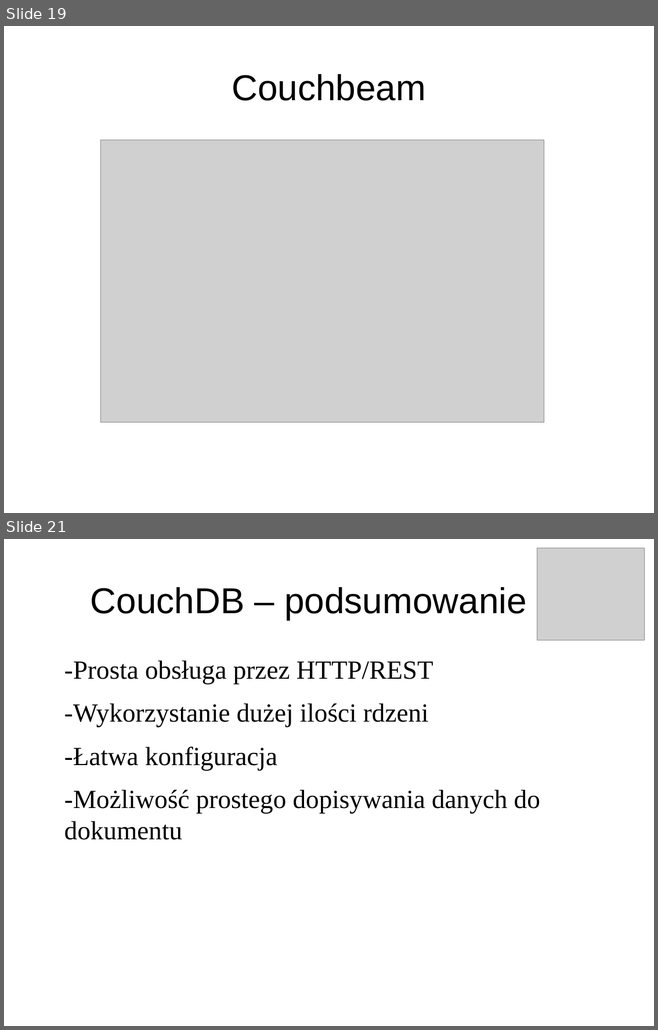
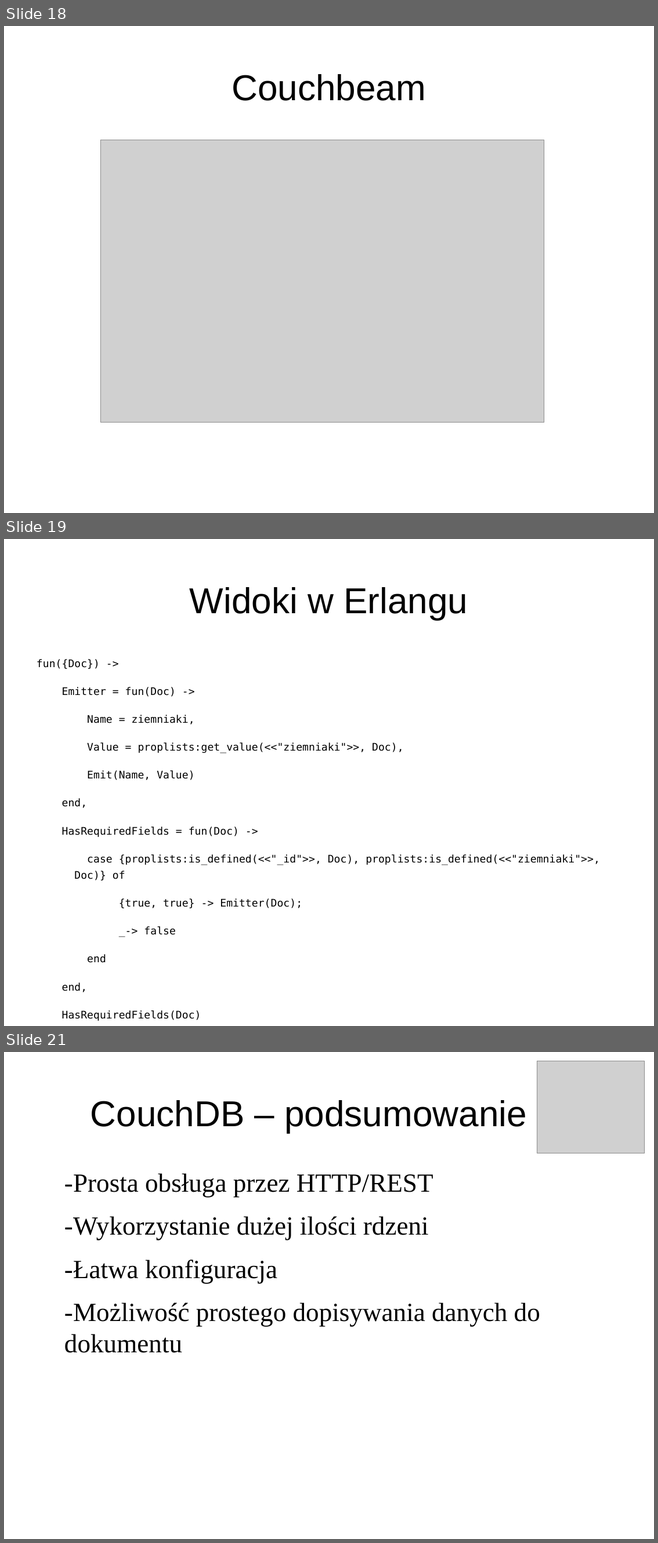
Before and after one commit to pawnow/ProjektErlang, a slide deck: prezentacja.odp. Shown one above the other, each under a label of ours: slides 19 and 21 before the commit, slides 18, 19 and 21 after it; the slides between them are not shown. The pictures are 658x1030 and 658x1543 pixels, drawn with LibreOffice and Linux fonts; fonts in the diff are those of the drawing; grey boxes stand for pictures. Boxes give left, top, right and bottom in pixels: in the first picture for what was removed or moved away, otherwise in the second. Text is boxed around its words. In the diff, an @@ line names an element or a change of style, - is before the commit and + after.

```diff
--- a/prezentacja.odp
+++ b/prezentacja.odp
@@ slide 19 added at [4,539,654,1026], background #FFFFFF @@
@@ title added at [190,587,467,620], 44 pt, text #000000 @@
+Widoki w Erlangu
@@ text added at [36,659,600,1021], 12.8 pt, text #000000 @@
+fun({Doc}) ->
+Emitter = fun(Doc) ->
+Name = ziemniaki,
+Value = proplists:get_value(<<"ziemniaki">>, Doc),
+Emit(Name, Value)
+end,
+HasRequiredFields = fun(Doc) ->
+case {proplists:is_defined(<<"_id">>, Doc), proplists:is_defined(<<"ziemniaki">>, Doc)} of
+{true, true} -> Emitter(Doc);
+_-> false
+end
+end,
+HasRequiredFields(Doc)
+end.
@@ what was slide 19 is now slide 18 @@
```
Also in this commit, not shown: 1 slide changed, 1 slide removed.
